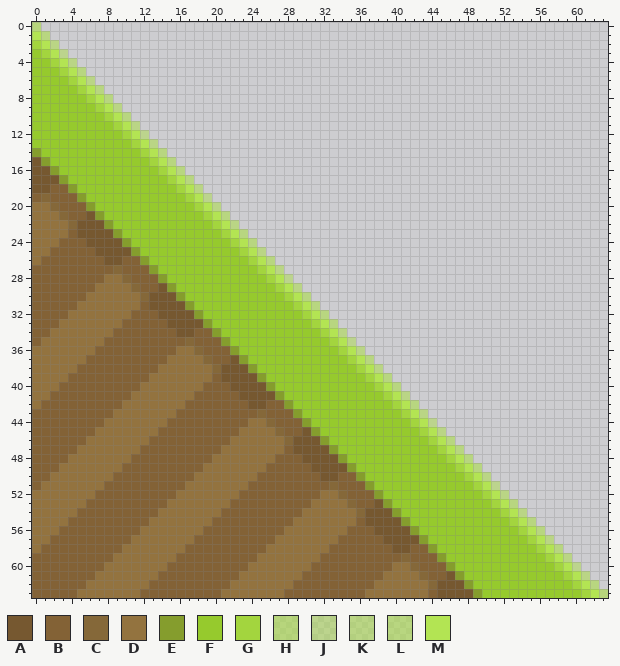
Edited in one commit: pixel-art sprite (imgs/grassCliffRight.png). Above: the version before the commit.
The file is 64x64 pixels. Pixels under 10% opacity are left out. Colours within 5 levels of each other are drawn and written as one.
Palette (. is transparent): A #765830  B #836236  C #856839  D #93733f  E #859d2d  F #96ca2d  G #a3d53e  H #aada4ca3  J #abdb4d83  K #abdb4d92  L #abdb4d9c  M #b3e453
After:
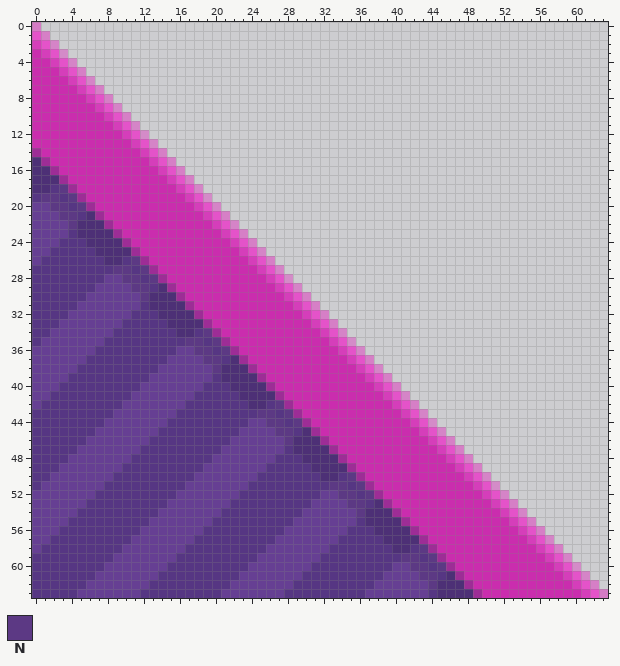
Colours new in this view: N #5c3984
Change:
colour A: #765830 -> #4d3076
colour B: #836236 -> #563683
colour D: #93733f -> #663f93
colour E: #859d2d -> #9d2d96
colour F: #96ca2d -> #ca2dae
colour G: #a3d53e -> #d53eba
colour H: #aada4ca3 -> #da4cbfa3
colour J: #abdb4d83 -> #db4dc083
colour K: #abdb4d92 -> #db4dc092
colour L: #abdb4d9c -> #db4dc09c
colour M: #b3e453 -> #e453c9
y 18: x 3 B -> N
y 19: x 1..2 CB -> NN; x 4 B -> N
y 20: x 2..3 CB -> NN; x 5 B -> N
y 21: x 3..4 CB -> NN
y 22: x 4 C -> N
y 26: x 11 B -> N
y 27: x 9..10 CB -> NN; x 12 B -> N
y 28: x 10..11 CB -> NN; x 13 B -> N
y 29: x 11..12 CB -> NN
y 30: x 12 C -> N
y 34: x 19 B -> N
y 35: x 17..18 CB -> NN; x 20 B -> N
y 36: x 18..19 CB -> NN; x 21 B -> N
y 37: x 19..20 CB -> NN
y 38: x 20 C -> N
y 42: x 27 B -> N
y 43: x 25..26 CB -> NN; x 28 B -> N
y 44: x 26..27 CB -> NN; x 29 B -> N
y 45: x 27..28 CB -> NN
y 46: x 28 C -> N
y 50: x 35 B -> N
y 51: x 33..34 CB -> NN; x 36 B -> N
y 52: x 34..35 CB -> NN; x 37 B -> N
y 53: x 35..36 CB -> NN
y 54: x 36 C -> N
y 58: x 43 B -> N
y 59: x 41..42 CB -> NN; x 44 B -> N
y 60: x 42..43 CB -> NN; x 45 B -> N
y 61: x 43..44 CB -> NN
y 62: x 44 C -> N
